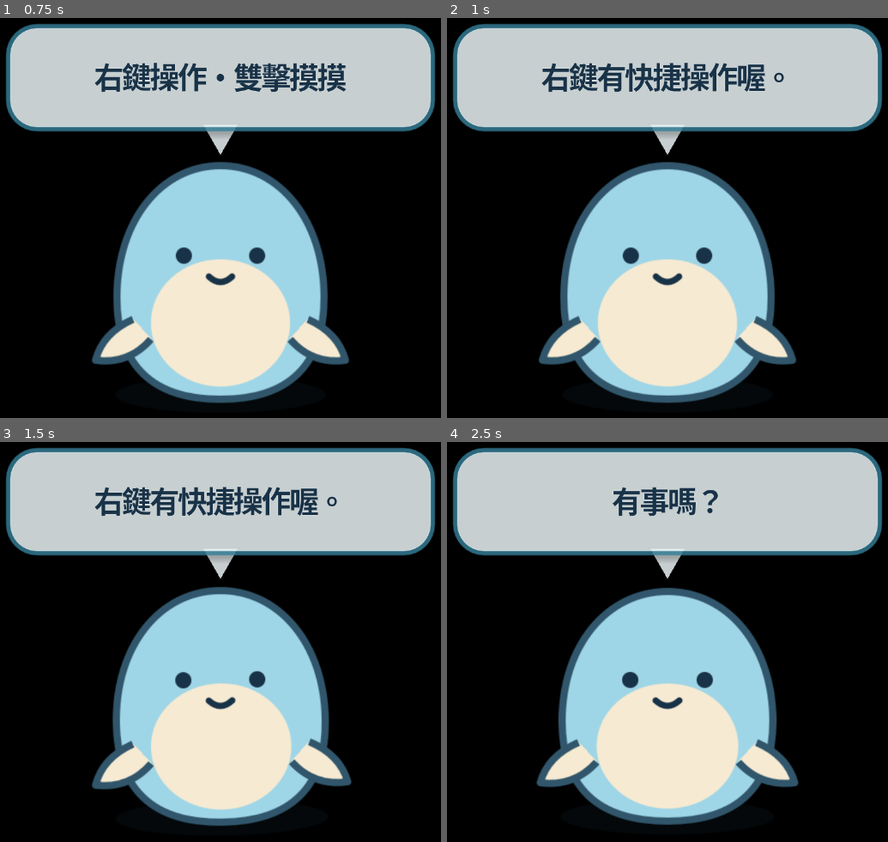
Above: before the commit, frames 1-4 (two rows, left to right).
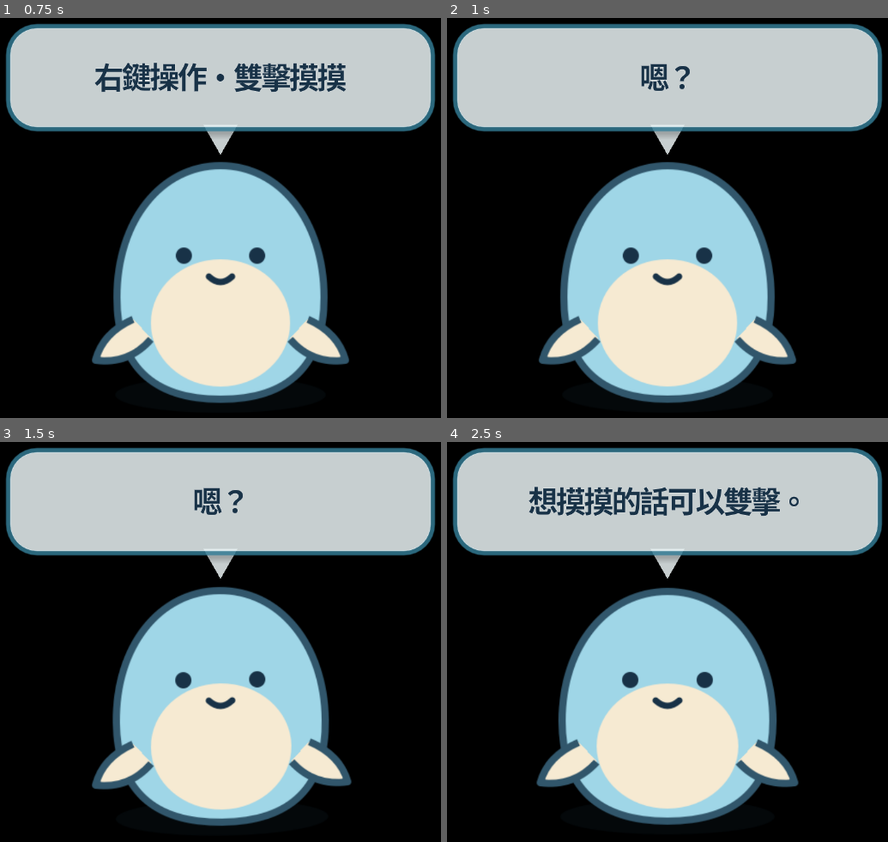
Above: after the commit, the same moments.

Repository: kai-2001/OpenDesktopPet
Game: Godot game, scene res://scenes/main.tscn
The game is run twice, just before and just after one commit, with the same random seed, the same clock (stepped at 60 frames per second) and the same inputs.
Inputs (mouse positions are in pixels of both pictures, inside the frame that each line leads up to):
- Up to frame 1 (0.75 s): move the mouse to (352, 174) at 0.52 s; click (352, 174) at 0.67 s
- Up to frame 2 (1 s): no input
- Up to frame 3 (1.5 s): drag from (101, 666) to (189, 770) at 1.27 s
- Up to frame 4 (2.5 s): move the mouse to (729, 482) at 2.02 s; click (729, 482) at 2.17 s

Frame 1 is identical in both runs. In frame 2, 2.2% of the frame differs, in the area x 21-77%, y 11-19%; in frame 3, 2.2%; in frame 4, 2.6%, in the area x 18-80%, y 11-19%.

Commit message:
Make speech dialogue configurable per character pack

Diff:
--- a/characters/public/pet.json
+++ b/characters/public/pet.json
@@ -4,6 +4,20 @@
   "name": "Default Desktop Pet",
   "scale": 0.42,
   "fallback_action": "idle",
+  "dialogue": {
+    "startup": "右鍵操作・雙擊摸摸",
+    "single_click": ["嗯？", "我有在聽。", "想摸摸的話可以雙擊。"],
+    "idle": ["我在這裡。", "滾一下好了。", "今天也要照顧我。"],
+    "action_busy": "先等目前的動作完成～",
+    "feed_complete": "好吃！一下就吃光了！",
+    "water_complete": "咕嚕咕嚕，好清爽！",
+    "sleep_recovered": "呼嚕……睡成一顆麻糬。",
+    "sleep_full": "雖然很有精神，還是舒服地睡了一覺。",
+    "work_complete": "工作完成！賺到 7 枚金幣。",
+    "pet_rewarded": "嘿嘿！再摸一下！",
+    "pet_cooldown": "很舒服，不過先讓我休息一下～",
+    "action_unlocked": "解鎖了新的動作：{action}！"
+  },
   "actions": {
     "idle": {"file": "pet.svg", "columns": 1, "sequence": [0], "idle_interval": 2.6},
     "pet": {"file": "pet.svg", "columns": 1, "sequence": [0], "behavior": "pulse", "pulses": 4, "frame_time": 0.16},
--- a/examples/character-pack/pet.json
+++ b/examples/character-pack/pet.json
@@ -4,6 +4,15 @@
   "name": "新角色",
   "scale": 0.31,
   "fallback_action": "idle",
+  "dialogue": {
+    "startup": "右鍵操作・雙擊摸摸",
+    "single_click": ["嗯？", "找我嗎？"],
+    "idle": ["我在這裡。", "今天也要照顧我。"],
+    "feed_complete": "好吃！",
+    "water_complete": "喝完水了！",
+    "work_complete": "工作完成！",
+    "action_unlocked": "學會新動作：{action}！"
+  },
   "aliases": {
     "clap": "pet",
     "roll": "move"
--- a/scripts/main.gd
+++ b/scripts/main.gd
@@ -206,7 +206,7 @@
 	# transparency, then reveal the already-loaded sprite in one complete frame.
 	await get_tree().process_frame
 	pet.visible = true
-	say("右鍵操作・雙擊摸摸", 5.0)
+	_say_dialogue("startup", "右鍵操作・雙擊摸摸", 5.0)
 
 
 func _update_cursor(global_mouse: Vector2i) -> void:
@@ -283,11 +283,19 @@
 		call_deferred("_show_wish_notice", active_wish)
 
 
-func _show_state_message(text: String) -> void:
+func _show_state_message(key: String, fallback: String) -> void:
+	var newline_at := fallback.find("\n")
+	var base_text := fallback if newline_at < 0 else fallback.left(newline_at)
+	var suffix := "" if newline_at < 0 else fallback.substr(newline_at)
+	var text: String = pet.get_dialogue(key, base_text) + suffix
 	_last_state_message = text.replace("\n", "　")
 	if is_instance_valid(_last_message_status):
 		_last_message_status.text = "最近訊息：%s" % _last_state_message
 	say(text, 6.0)
+
+
+func _say_dialogue(key: String, fallback: String, seconds: float) -> void:
+	say(pet.get_dialogue(key, fallback), seconds)
 
 
 func _show_wish_notice(action: String) -> void:
@@ -329,10 +337,10 @@
 			get_tree().quit()
 		20:
 			state.change_visual_size(-0.1)
-			say("這個大小比較不擋路。", 2.0)
+			_say_dialogue("size_smaller", "這個大小比較不擋路。", 2.0)
 		21:
 			state.change_visual_size(0.1)
-			say("放大一點點。", 2.0)
+			_say_dialogue("size_larger", "放大一點點。", 2.0)
 
 
 func _single_click_reaction() -> void:
@@ -342,7 +350,7 @@
 		"右鍵有快捷操作喔。",
 		"再點一下就要收費了。"
 	]
-	say(lines.pick_random(), 2.0)
+	_say_dialogue("single_click", lines.pick_random(), 2.0)
 	pet.play_action("wiggle")
 
 
@@ -355,7 +363,11 @@
 		if _can_act_autonomously():
 			_run_autonomous_action()
 			if _idle_count % 3 == 0:
-				say(["我在這裡。", "滾一下好了。", "今天也要照顧我。"].pick_random(), 2.5)
+				_say_dialogue(
+					"idle",
+					["我在這裡。", "滾一下好了。", "今天也要照顧我。"].pick_random(),
+					2.5
+				)
 		timer.wait_time = randf_range(11.0, 19.0)
 		timer.start()
 	)
@@ -517,7 +529,7 @@
 
 func _run_care_action(id: int) -> void:
 	if state.is_action_busy() or pet.is_busy():
-		say("先等目前的動作完成～", 1.5)
+		_say_dialogue("action_busy", "先等目前的動作完成～", 1.5)
 		return
 	match id:
 		1:
@@ -698,7 +710,8 @@
 
 func _celebrate_unlock(action: String) -> void:
 	await get_tree().create_timer(0.4).timeout
-	say("解鎖了新的動作：%s！" % action, 4.0)
+	var unlock_fallback := "解鎖了新的動作：%s！" % action
+	say(pet.get_dialogue("action_unlocked", unlock_fallback).replace("{action}", action), 4.0)
 	if not pet.is_busy() and not state.is_action_busy():
 		pet.play_action(action)
 
--- a/scripts/pet_state.gd
+++ b/scripts/pet_state.gd
@@ -2,7 +2,7 @@
 extends Node
 
 signal changed(snapshot: Dictionary)
-signal message_requested(text: String)
+signal message_requested(key: String, fallback: String)
 signal action_requested(action: String, request_id: int)
 signal wish_started(action: String)
 signal action_result_available(request_id: int)
@@ -71,7 +71,7 @@
 		return
 	var played: bool = await _wait_for_action_result(request_id)
 	if not played:
-		_abort_action("摸摸動畫無法播放，請檢查角色包。")
+		_abort_action("pet_failed", "摸摸動畫無法播放，請檢查角色包。")
 		return
 	var now := _now()
 	var rewarded := now >= int(data.last_pet_reward_at) + PET_REWARD_COOLDOWN_SECONDS
@@ -85,25 +85,25 @@
 		data.mood = _limit(data.mood + 1.0)
 	var message := "嘿嘿！再摸一下！" if rewarded else "很舒服，不過先讓我休息一下～"
 	message += _complete_wish("pet")
-	_finish_action(message)
+	_finish_action("pet_rewarded" if rewarded else "pet_cooldown", message)
 
 
 func feed() -> void:
 	if _action_busy:
-		message_requested.emit("先等目前的動作完成～")
+		_request_message("action_busy", "先等目前的動作完成～")
 		return
 	if data.hunger >= 92.0:
-		message_requested.emit("肚子已經很飽了，晚點再吃吧。")
+		_request_message("feed_full", "肚子已經很飽了，晚點再吃吧。")
 		return
 	if data.coins < 2:
-		message_requested.emit("需要 2 枚金幣，先去工作吧。")
+		_request_message("feed_no_coins", "需要 2 枚金幣，先去工作吧。")
 		return
 	var request_id := _begin_action("eat")
 	if request_id <= 0:
 		return
 	var played: bool = await _wait_for_action_result(request_id)
 	if not played:
-		_abort_action("餵食動畫無法播放，沒有扣除金幣。")
+		_abort_action("feed_failed", "餵食動畫無法播放，沒有扣除金幣。")
 		return
 	data.coins -= 2
 	data.hunger = _limit(data.hunger + 28.0)
@@ -111,25 +111,25 @@
 	data.care += 1
 	_add_affection(1)
 	_add_xp(2)
-	_finish_action("好吃！一下就吃光了！" + _complete_wish("feed"))
+	_finish_action("feed_complete", "好吃！一下就吃光了！" + _complete_wish("feed"))
 
 
 func water() -> void:
 	if _action_busy:
-		message_requested.emit("先等目前的動作完成～")
+		_request_message("action_busy", "先等目前的動作完成～")
 		return
 	if data.thirst >= 92.0:
-		message_requested.emit("現在不渴，晚點再喝吧。")
+		_request_message("water_full", "現在不渴，晚點再喝吧。")
 		return
 	if data.coins < 1:
-		message_requested.emit("需要 1 枚金幣，先去工作吧。")
+		_request_message("water_no_coins", "需要 1 枚金幣，先去工作吧。")
 		return
 	var request_id := _begin_action("drink")
 	if request_id <= 0:
 		return
 	var played: bool = await _wait_for_action_result(request_id)
 	if not played:
-		_abort_action("喝水動畫無法播放，沒有扣除金幣。")
+		_abort_action("water_failed", "喝水動畫無法播放，沒有扣除金幣。")
 		return
 	data.coins -= 1
 	data.thirst = _limit(data.thirst + 30.0)
@@ -137,7 +137,7 @@
 	data.care += 1
 	_add_affection(1)
 	_add_xp(1)
-	_finish_action("咕嚕咕嚕，好清爽！" + _complete_wish("water"))
+	_finish_action("water_complete", "咕嚕咕嚕，好清爽！" + _complete_wish("water"))
 
 
 func sleep() -> void:
@@ -146,35 +146,35 @@
 		return
 	var played: bool = await _wait_for_action_result(request_id)
 	if not played:
-		_abort_action("睡覺動畫無法播放。")
+		_abort_action("sleep_failed", "睡覺動畫無法播放。")
 		return
 	var recovered: bool = _apply_sleep_result()
 	var message := "呼嚕……睡成一顆麻糬。" if recovered else "雖然很有精神，還是舒服地睡了一覺。"
-	_finish_action(message + _complete_wish("sleep"))
+	_finish_action("sleep_recovered" if recovered else "sleep_full", message + _complete_wish("sleep"))
 
 
 func work() -> void:
 	if _action_busy:
-		message_requested.emit("先等目前的動作完成～")
+		_request_message("action_busy", "先等目前的動作完成～")
 		return
 	if data.energy < 18.0:
-		message_requested.emit("太累了，先睡一下吧。")
+		_request_message("work_tired", "太累了，先睡一下吧。")
 		return
 	if data.hunger < 8.0:
-		message_requested.emit("肚子太餓了，吃飽再工作吧。")
+		_request_message("work_hungry", "肚子太餓了，吃飽再工作吧。")
 		return
 	if data.thirst < 10.0:
-		message_requested.emit("太渴了，喝水後再工作吧。")
+		_request_message("work_thirsty", "太渴了，喝水後再工作吧。")
 		return
 	var request_id := _begin_action("work")
 	if request_id <= 0:
 		return
 	var played: bool = await _wait_for_action_result(request_id)
 	if not played:
-		_abort_action("工作動畫無法播放，沒有結算獎勵。")
+		_abort_action("work_failed", "工作動畫無法播放，沒有結算獎勵。")
 		return
 	_apply_work_result()
-	_finish_action("工作完成！賺到 7 枚金幣。" + _complete_wish("work"))
+	_finish_action("work_complete", "工作完成！賺到 7 枚金幣。" + _complete_wish("work"))
 
 
 func _apply_sleep_result() -> bool:
@@ -224,7 +224,7 @@
 
 func _begin_action(action: String) -> int:
 	if _action_busy:
-		message_requested.emit("先等目前的動作完成～")
+		_request_message("action_busy", "先等目前的動作完成～")
 		return 0
 	_action_busy = true
 	var request_id := _next_request_id
@@ -248,16 +248,20 @@
 	return success
 
 
-func _finish_action(message: String) -> void:
+func _finish_action(key: String, message: String) -> void:
 	_action_busy = false
-	message_requested.emit(message)
+	_request_message(key, message)
 	_commit()
 
 
-func _abort_action(message: String) -> void:
+func _abort_action(key: String, message: String) -> void:
 	_action_busy = false
-	message_requested.emit(message)
+	_request_message(key, message)
 	emit_changed()
+
+
+func _request_message(key: String, fallback: String) -> void:
+	message_requested.emit(key, fallback)
 
 
 func _complete_wish(action: String) -> String:
@@ -420,7 +424,7 @@
 		data.xp -= data.level * 20
 		data.level += 1
 		data.mood = _limit(data.mood + 12.0)
-		message_requested.emit("升級了！現在是第 %d 級。" % data.level)
+		_request_message("level_up", "升級了！現在是第 %d 級。" % data.level)
 
 
 func change_visual_size(delta: float) -> void:
--- a/scripts/pet_visual.gd
+++ b/scripts/pet_visual.gd
@@ -276,6 +276,18 @@
 				"affection": affection_need,
 			}
 	return best
+
+
+func get_dialogue(key: String, fallback: String) -> String:
+	var dialogue: Variant = _manifest.get("dialogue", {})
+	if dialogue is not Dictionary or not dialogue.has(key):
+		return fallback
+	var entry: Variant = dialogue[key]
+	if entry is String:
+		return String(entry)
+	if entry is Array and not entry.is_empty():
+		return String(entry.pick_random())
+	return fallback
 
 
 func is_action_unlocked(action: String) -> bool:
--- a/tests/window_integration_test.gd
+++ b/tests/window_integration_test.gd
@@ -12,6 +12,15 @@
 	await process_frame
 
 	_assert_true(main.pet.visible, "pet is revealed after native window setup")
+	_assert_true(
+		main.pet.get_dialogue("startup", "__fallback__") != "__fallback__",
+		"active character pack supplies dialogue"
+	)
+	_assert_equal(
+		main.pet.get_dialogue("__missing_dialogue__", "fallback"),
+		"fallback",
+		"missing character dialogue uses the built-in fallback"
+	)
 	_assert_true(main.pet.contains_point(Vector2(140, 190)), "pet center is interactive")
 	_assert_true(not main.pet.contains_point(Vector2(5, 5)), "transparent corner is not interactive")
 	main.pet.play_action("move")
Not shown, changed: docs/CHARACTER_PACK.md
